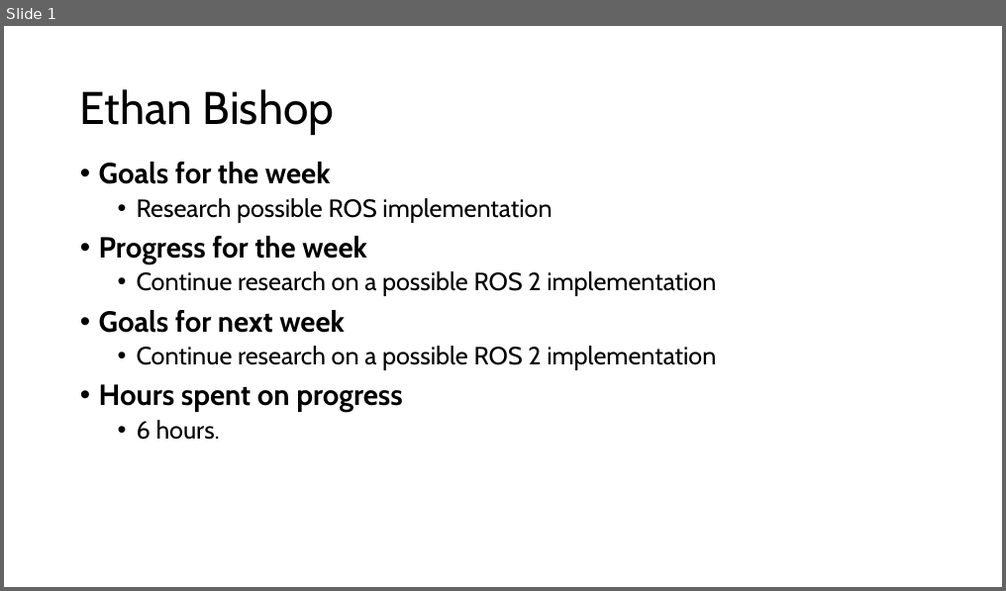
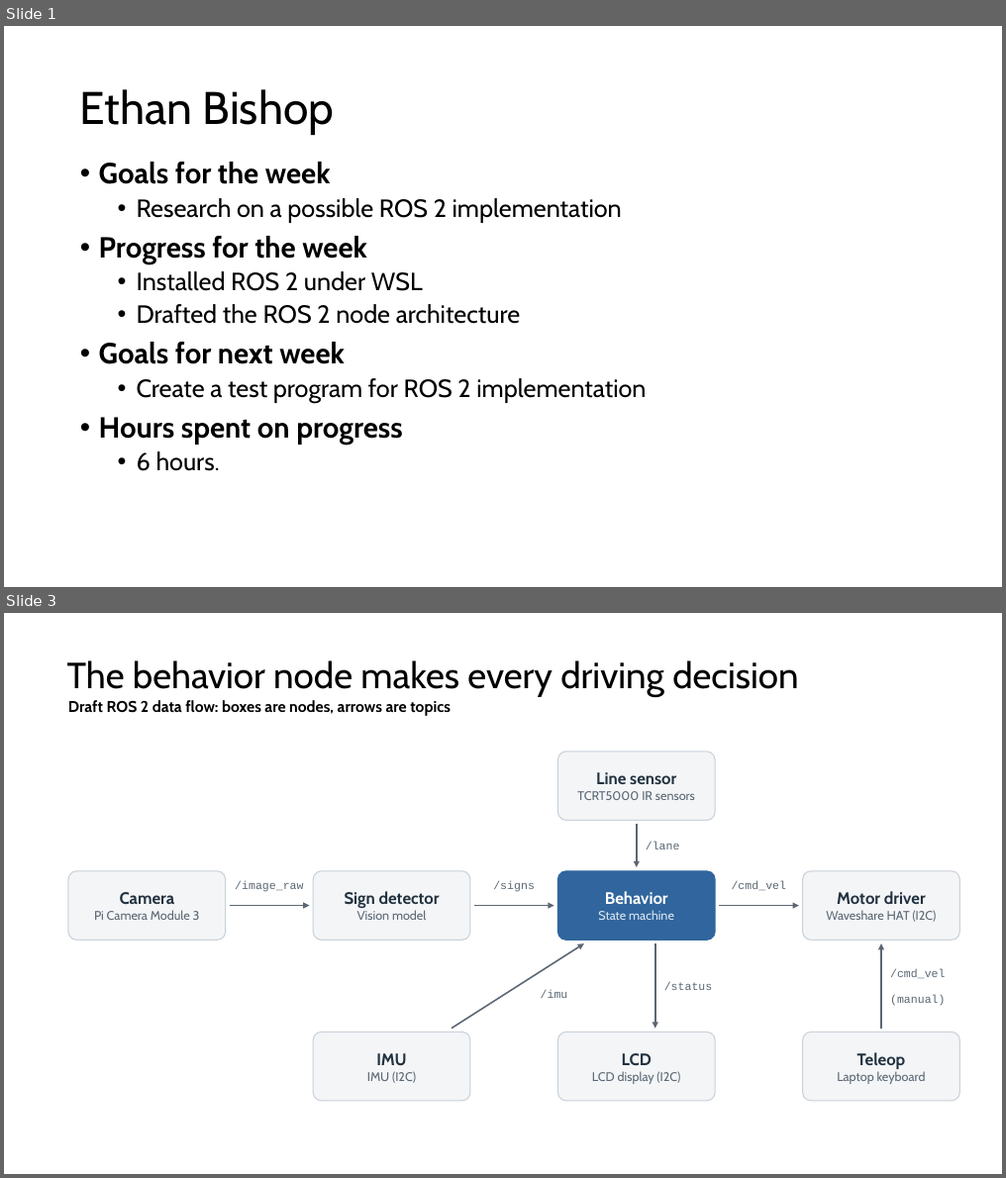
Before and after one commit to EthanWellsSr/BuggyBot, a slide deck: Weekly Reports/slides/3-ethan-bishop.pptx. Shown one above the other, each under a label of ours: slide 1 before the commit, slides 1 and 3 after it; the slides between them are not shown. The pictures are 1006x591 and 1006x1178 pixels, drawn with LibreOffice and Linux fonts; fonts in the diff are those of the drawing. Boxes give left, top, right and bottom in pixels: in the first picture for what was removed or moved away, otherwise in the second. Text is boxed around its words. In the diff, an @@ line names an element or a change of style, - is before the commit and + after.

```diff
--- a/Weekly Reports/slides/3-ethan-bishop.pptx
+++ b/Weekly Reports/slides/3-ethan-bishop.pptx
@@ slide 3 added at box(4, 613, 1002, 1174), background #FFFFFF @@
@@ title added at box(67, 661, 798, 697), 35 pt, text #000000 @@
+The behavior node makes every driving decision
@@ text added at box(68, 700, 450, 716), 15 pt, text #000000, bold @@
+Draft ROS 2 data flow: boxes are nodes, arrows are topics
@@ rounded rectangle added at box(558, 752, 715, 820), fill #F3F5F7, outline #C9D1DA 1 pt, 12 pt, text #5B6773 @@
+Line sensor
+TCRT5000 IR sensors
@@ arrow added from (637, 824) to (637, 867), #5B6773 1.5 pt @@
@@ text added at box(646, 842, 680, 850), 11 pt, text #5B6773 @@
+/lane
@@ rounded rectangle added at box(68, 871, 226, 940), fill #F3F5F7, outline #C9D1DA 1 pt, 12 pt, text #5B6773 @@
+Camera
+Pi Camera Module 3
@@ rounded rectangle added at box(313, 871, 470, 940), fill #F3F5F7, outline #C9D1DA 1 pt, 16 pt, text #22313F, bold @@
+Sign detector
+Vision model
@@ rounded rectangle added at box(558, 871, 715, 940), fill #30669D, outline #30669D 1 pt, 12 pt, text #DCE6F1 @@
+Behavior
+State machine
@@ rounded rectangle added at box(803, 871, 960, 940), fill #F3F5F7, outline #C9D1DA 1 pt, 12 pt, text #5B6773 @@
+Motor driver
+Waveshare HAT (I2C)
@@ arrow added from (230, 906) to (310, 906), #5B6773 1.5 pt @@
@@ text added at box(235, 881, 303, 892), 11 pt, text #5B6773 @@
+/image_raw
@@ arrow added from (474, 906) to (554, 906), #5B6773 1.5 pt @@
@@ text added at box(493, 881, 535, 892), 11 pt, text #5B6773 @@
+/signs
@@ arrow added from (719, 906) to (799, 906), #5B6773 1.5 pt @@
@@ text added at box(732, 881, 787, 891), 11 pt, text #5B6773 @@
+/cmd_vel
@@ arrow added from (451, 1029) to (584, 944), #5B6773 1.5 pt @@
@@ arrow added from (655, 944) to (655, 1029), #5B6773 1.5 pt @@
@@ arrow added from (881, 1029) to (881, 944), #5B6773 1.5 pt @@
@@ text added at box(541, 989, 568, 998), 11 pt, text #5B6773 @@
+/imu
@@ text added at box(664, 982, 713, 990), 11 pt, text #5B6773 @@
+/status
@@ text added at box(890, 969, 945, 979), 11 pt, text #5B6773 @@
+/cmd_vel
@@ text added at box(890, 995, 945, 1006), 11 pt, text #5B6773 @@
+(manual)
@@ rounded rectangle added at box(313, 1032, 470, 1101), fill #F3F5F7, outline #C9D1DA 1 pt, 12 pt, text #5B6773 @@
+IMU
+IMU (I2C)
@@ rounded rectangle added at box(558, 1032, 715, 1101), fill #F3F5F7, outline #C9D1DA 1 pt, 12 pt, text #5B6773 @@
+LCD
+LCD display (I2C)
@@ rounded rectangle added at box(803, 1032, 960, 1101), fill #F3F5F7, outline #C9D1DA 1 pt, 12 pt, text #5B6773 @@
+Teleop
+Laptop keyboard
@@ slide 1 changed as well @@
@@ text at box(137, 198, 622, 223): text changed @@
-  • Research possible ROS implementation
+  • Research on a possible ROS 2 implementation
@@ text at box(137, 272, 520, 324): text changed @@
-  • Continue research on a possible ROS 2 implementation
+  • Installed ROS 2 under WSL
+  • Drafted the ROS 2 node architecture
@@ text at box(137, 378, 646, 403): text changed @@
-  • Continue research on a possible ROS 2 implementation
+  • Create a test program for ROS 2 implementation
```
Also in this commit, not shown: 1 other slide changed, 1 slide removed.
